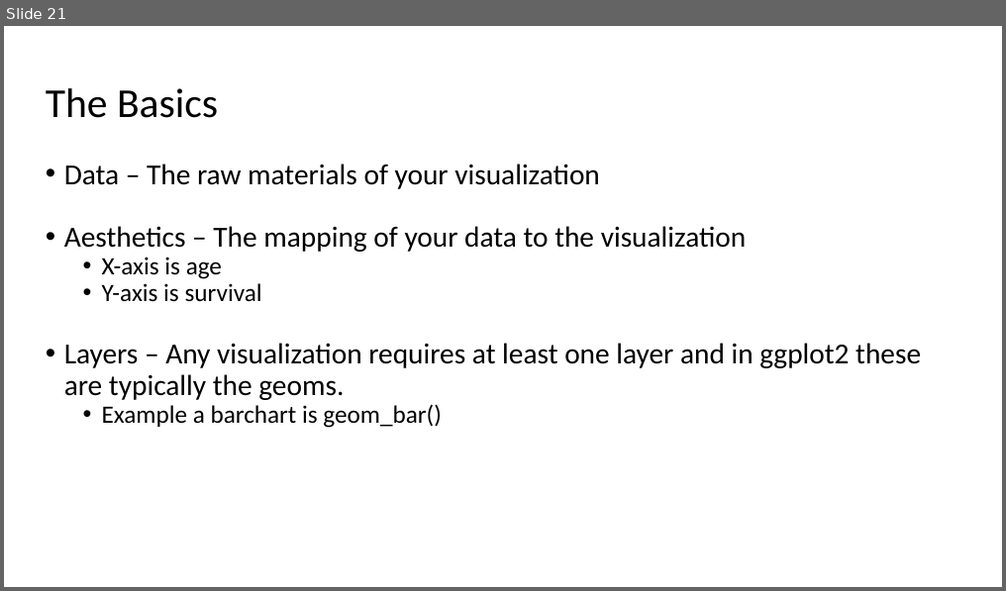
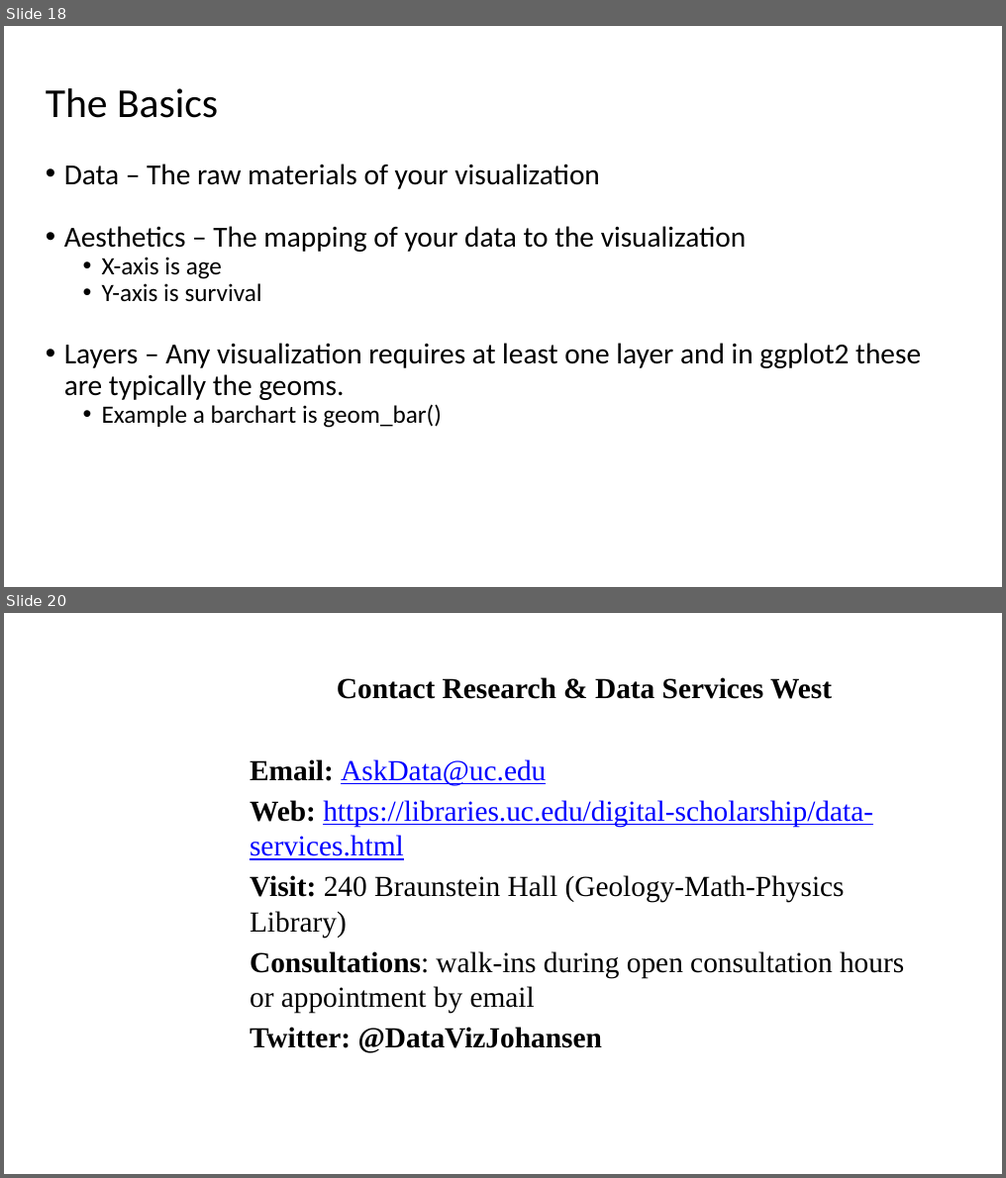
Before and after one commit to RAJohansen/UCL_Workshops, a slide deck: Intro_to_R/Introduction to R.pptx. Shown one above the other, each under a label of ours: slide 21 before the commit, slides 18 and 20 after it; the slides between them are not shown. The pictures are 1006x591 and 1006x1178 pixels, drawn with LibreOffice and Linux fonts; fonts in the diff are those of the drawing; background and template pictures are left out. Boxes give left, top, right and bottom in pixels: in the first picture for what was removed or moved away, otherwise in the second. Text is boxed around its words. In the diff, an @@ line names an element or a change of style, - is before the commit and + after.

```diff
--- a/Intro_to_R/Introduction to R.pptx
+++ b/Intro_to_R/Introduction to R.pptx
@@ slide 20 added at box(4, 613, 1002, 1174), background picture (left out) @@
@@ subtitle added at box(250, 677, 904, 1054), 28 pt, text #000000 @@
+Contact Research & Data Services West
+Email: AskData@uc.edu
+Web: https://libraries.uc.edu/digital-scholarship/data-services.html
+Visit: 240 Braunstein Hall (Geology-Math-Physics Library)
+Consultations: walk-ins during open consultation hours or appointment by email
+Twitter: @DataVizJohansen
@@ what was slide 21 is now slide 18 @@
```
Also in this commit, not shown: 7 slides changed, 4 other slides added, 7 slides removed.
